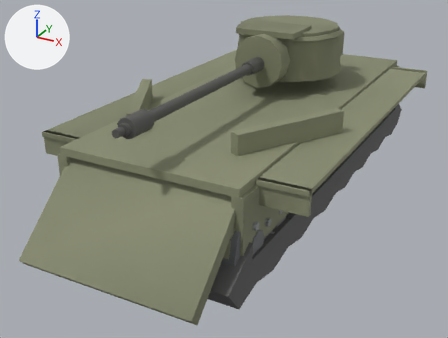
The glTF model client/assets/models/m18-hellcat.glb: old version first, new version second.
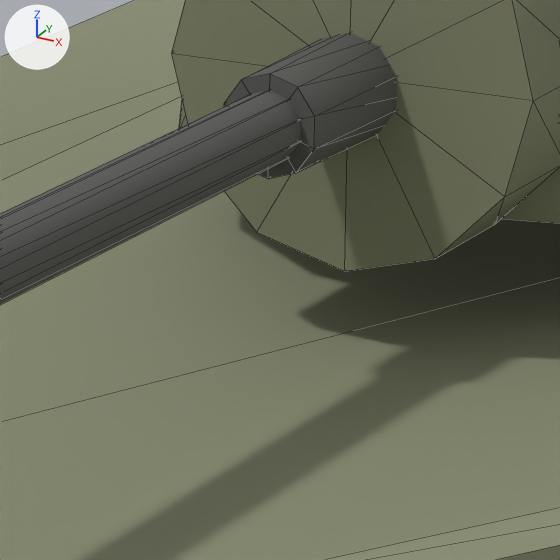
Old and new are each drawn whole from a camera (50 mm lens) standing at (3.81, -8.17, 4.16) and looking at (-0.26, -0.77, 0.46) and again close up on the part from 47% to 64% of the width and 15% to 37% of the height. The axes (+X, +Y, +Z) are drawn at upper left. The lights are the same throughout. The first two pictures are the older version. The close-ups show mesh edges as thin lines. Where no turn or scale is listed for an object, it has been applied to the vertices. Vertices at exactly the same position are counted once.

Before the edit, the objects in view are built like this:
```python
me_mesh_19 = bpy.data.meshes.new('Mesh_19')
me_mesh_19.from_pydata(...)  # a box spanning x -1.2..1.2, y -3.1..3.1, z 1.34..1.44
me_mesh_19.materials.append(mat_hulltop_mat)
me_mesh_24 = bpy.data.meshes.new('Mesh_24')
me_mesh_24.from_pydata(...)  # 28 vertices, 48 faces; spans x -0.38..0.38, y -1.08..-0.8, z -0.06..0.7
me_mesh_24.materials.append(mat_mantlet_mat)
me_mesh_25 = bpy.data.meshes.new('Mesh_25')
me_mesh_25.from_pydata(...)  # 96 vertices, 160 faces; spans x -0.11..0.11, y -3.47..0.04, z -0.12..0.12
me_mesh_25.materials.append(mat_barrel_mat)
ob_barrel = bpy.data.objects.new('barrel', me_mesh_25)
ob_barrel.location = (0.0, -0.05, 1.96)
ob_hulltop = bpy.data.objects.new('hullTop', me_mesh_19)
ob_hulltop.location = (0.0, 0.0, 0.0)
ob_mantlet = bpy.data.objects.new('mantlet', me_mesh_24)
ob_mantlet.location = (0.0, 0.85, 1.66)
# also in view: 'hullSide' at (0.0, 0.0, 1.16); 'turretFront' at (0.0, 0.85, 1.96)
```
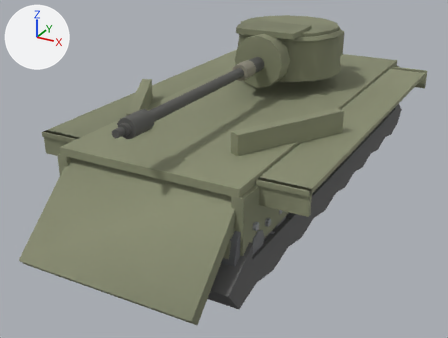
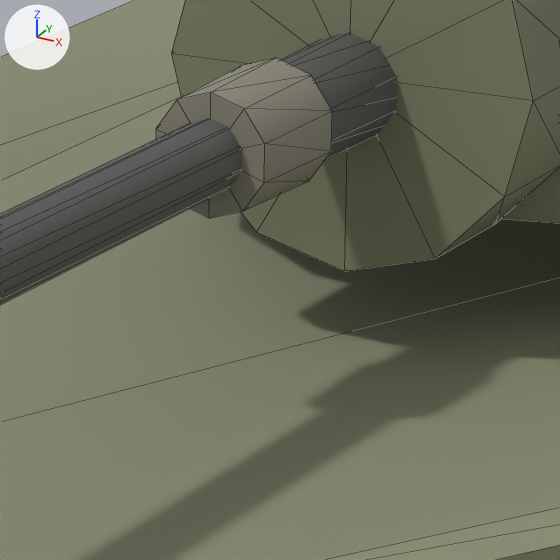
Changed parts and their boxes [x1, y1, x2, y2] in the close-ups (560 x 560 px):
part 1 of me_mesh_25, added
    after: [156, 58, 332, 218]

The change, as a list of edits to the scene's bpy script:
```text
Change me_mesh_25:
    used by ob_barrel; location = (0.0, -0.05, 1.96)
    remove me_mesh_25.from_pydata(...)  # 96 vertices, 160 faces; spans x -0.11..0.11, y -3.47..0.04, z -0.12..0.12
    add me_mesh_25.from_pydata(...)  # 120 vertices, 200 faces; spans x -0.12..0.12, y -3.47..0.04, z -0.12..0.12
    me_mesh_25 part 1: the loose piece of 24 vertices spanning x -0.1..0.1, y -0.51..0.04, z -0.11..0.11 is copied, and the copy is scaled about its middle by (1.15, 0.473, 1.15), then moved by (0.0, -0.38, 0.0); it spans x -0.12..0.12, y -0.75..-0.49, z -0.12..0.12
```
